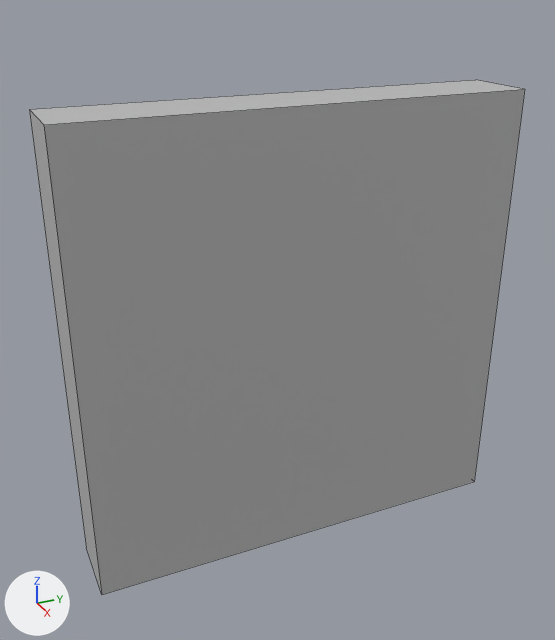
Before and after pictures for a commit that changed the FBX model Assets/Environment_assets/Wall.fbx.
Camera for both pictures: a 50 mm lens placed at (5.1, -1.63, 2.85), pointed at (1.68, -0.09, 1.14). The lights are fixed; the arrows at lower left show +X, +Y and +Z. Mesh edges are drawn as thin lines.
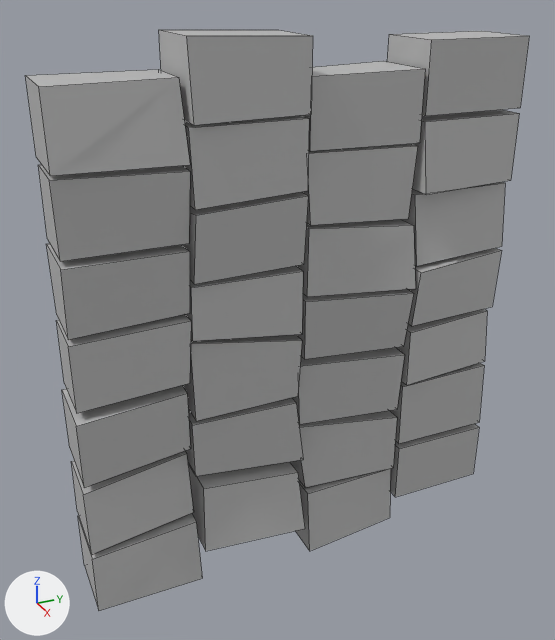
Diff of the bpy script that builds the scene:
```diff
--- a/Assets/Environment_assets/Wall.fbx.py
+++ b/Assets/Environment_assets/Wall.fbx.py
@@ me_mesh @@
 # used by ob_polysurface2; parent = ob_polysurface1; location = (0.0, 0.0, 0.0); scale = (10.0, 10.0, 10.0)
-me_mesh.from_pydata(...)  # 8 vertices, 6 faces; spans x 15.0..19.0, y -1.5..22.9, z -12.0..12.0
+me_mesh.from_pydata(...)  # 224 vertices, 168 faces; spans x 14.4..19.6, y -3.0..26.0, z -13.5..13.8
+# me_mesh part 1: the whole mesh is rebuilt
 me_mesh.materials.append(mat_lambert1)
@@ ob_polysurface2 @@
 ob_polysurface2 = bpy.data.objects.new('polySurface2', me_mesh)
-ob_polysurface2.parent = ob_polysurface1
 ob_polysurface2.location = (0.0, 0.0, 0.0)
-ob_polysurface2.scale = (10.0, 10.0, 10.0)
+ob_polysurface2.rotation_euler = (1.571, 0.0, 0.0)  # degrees (90, 0, 0)
+ob_polysurface2.scale = (0.1, 0.1, 0.0888)
```

Boxes [x1, y1, x2, y2] around the edits, measured in the pictures (555 x 640 px):
'polySurface2', reshaped, turned, rescaled, moved: before [29, 80, 525, 595]; after [26, 30, 529, 610]
